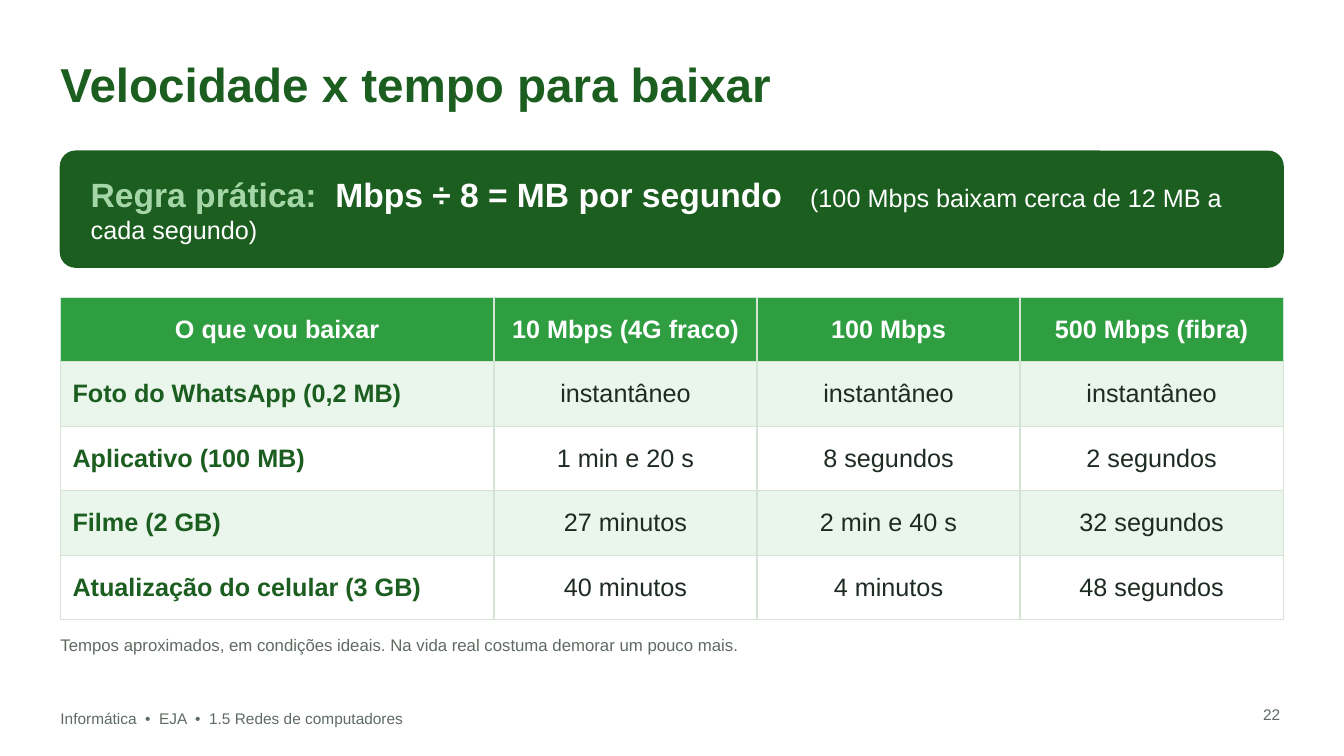
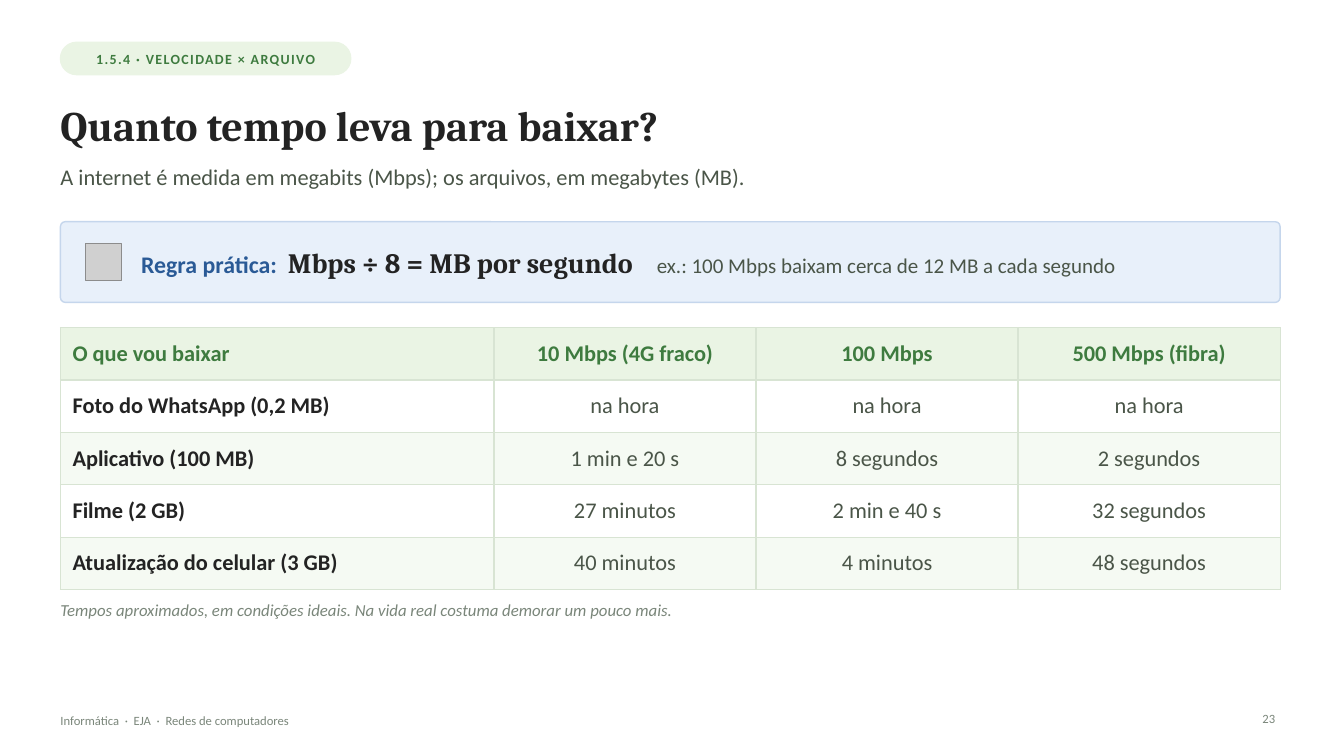
Before and after one commit to douglascsc/sobre, a slide deck: slide 23 of aulas/eja-redes/Redes_de_Computadores_EJA.pptx (slide 22 before the commit). Drawn at 1344x756 pixels with LibreOffice and Linux fonts; fonts in the diff are those of the drawing; grey boxes stand for pictures; background and template pictures are left out. Boxes give left, top, right and bottom in pixels: in the first picture for what was removed or moved away, otherwise in the second. Text is boxed around its words. In the diff, an @@ line names an element or a change of style, - is before the commit and + after.

```diff
--- a/aulas/eja-redes/Redes_de_Computadores_EJA.pptx
+++ b/aulas/eja-redes/Redes_de_Computadores_EJA.pptx
@@ rounded rectangle added at (x1=60, y1=42, x2=351, y2=75), fill #EAF4E4, outline #EAF4E4 1 pt @@
@@ text added at (x1=96, y1=55, x2=315, y2=66), 10 pt, text #3E7B3F, bold @@
+1.5.4 · VELOCIDADE × ARQUIVO
@@ title at (x1=60, y1=112, x2=658, y2=150): text changed; size 34 to 30 pt; font Arial to Cambria; text colour #1B5E20 to #232323 @@
-Velocidade x tempo para baixar
+Quanto tempo leva para baixar?
@@ text added at (x1=60, y1=169, x2=744, y2=189), 16 pt, text #4A5548 @@
+A internet é medida em megabits (Mbps); os arquivos, em megabytes (MB).
@@ rounded rectangle resized from (x1=60, y1=151, x2=1284, y2=267) to (x1=60, y1=222, x2=1280, y2=302) @@
@@ rounded rectangle at (x1=60, y1=222, x2=1280, y2=302): fill #1B5E20 to #E8F0FA; outline #1B5E20 1 pt to #C5D6EC 1 pt; proportions changed @@
@@ picture added at (x1=86, y1=244, x2=122, y2=280) @@
@@ text at (x1=141, y1=253, x2=1116, y2=279): text changed; size 18 to 15 pt; font Arial to Calibri; text colour #FFFFFF to #4A5548 @@
-Regra prática: Mbps ÷ 8 = MB por segundo (100 Mbps baixam cerca de 12 MB a cada segundo)
+Regra prática: Mbps ÷ 8 = MB por segundo ex.: 100 Mbps baixam cerca de 12 MB a cada segundo
@@ table at (x1=60, y1=328, x2=1280, y2=578) @@
-row 2: Foto do WhatsApp (0,2 MB) | instantâneo | instantâneo | instantâneo
+row 2: Foto do WhatsApp (0,2 MB) | na hora | na hora | na hora
@@ fill #2F9E41 to #EAF4E4 in row 1 @@
@@ fill #EAF5EC to #FFFFFF in 8 cells @@
@@ fill #FFFFFF to #F5FAF3 in 8 cells @@
@@ size 18 to 16 pt, font Arial to Calibri @@
@@ text colour #FFFFFF to #3E7B3F in "O que vou baixar", "10 Mbps (4G fraco)", "100 Mbps", "500 Mbps (fibra)" @@
@@ text colour #1B5E20 to #232323 in "Foto do WhatsApp (0,2 MB)", "Aplicativo (100 MB)", "Filme (2 GB)", "Atualização do celular (3 GB)" @@
@@ text colour #1E2B22 to #4A5548 in "1 min e 20 s", "8 segundos", "2 segundos", "27 minutos" and 5 more places @@
@@ alignment centre to left @@
@@ borders changed @@
@@ table resized from (x1=60, y1=297, x2=1284, y2=606) to (x1=60, y1=328, x2=1280, y2=578) @@
@@ text "Tempos aproximados, em condições ideais. ..." moved from (x1=60, y1=639, x2=738, y2=655) to (x1=60, y1=604, x2=672, y2=619) @@
@@ text "Tempos aproximados, em condições ideais. ..." at (x1=60, y1=604, x2=672, y2=619): font Arial to Calibri, text colour #5F6B62 to #7A867A, italic on @@
@@ text at (x1=60, y1=716, x2=289, y2=727): text changed; size 11 to 9 pt; font Arial to Calibri; text colour #5F6B62 to #7A867A @@
-Informática • EJA • 1.5 Redes de computadores
+Informática · EJA · Redes de computadores
@@ page number added at (x1=1262, y1=715, x2=1275, y2=723), 9 pt, text #7A867A @@
+23
@@ page number removed at (x1=1263, y1=709, x2=1280, y2=720) @@
-22
```
Also in this commit, not shown: 26 other slides changed, 2 slides added, 1 slide removed, 1 other file.
